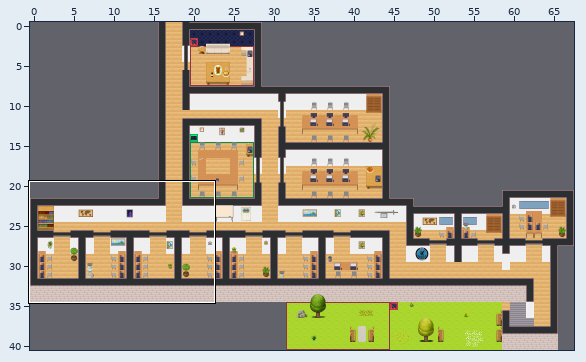
Tiled map (JSON): I_OG.tmj. Above, an overview of the earlier version with the close-up marked.
Close-up. Old version:
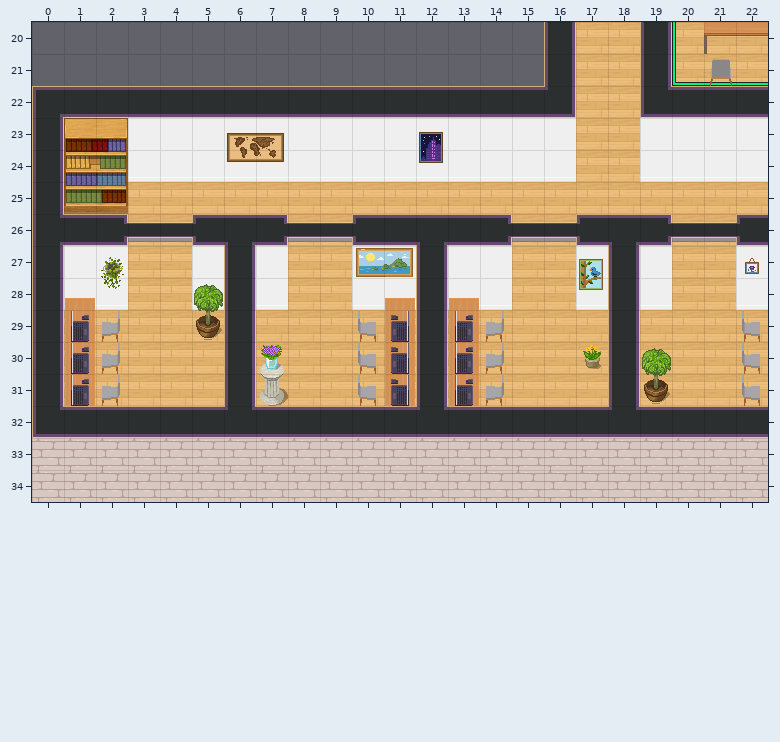
Cells are 32x32 px. Shown: x 0..22, y 20..34. The commit also changed other parts of the map, which this record leaves out.
After the commit:
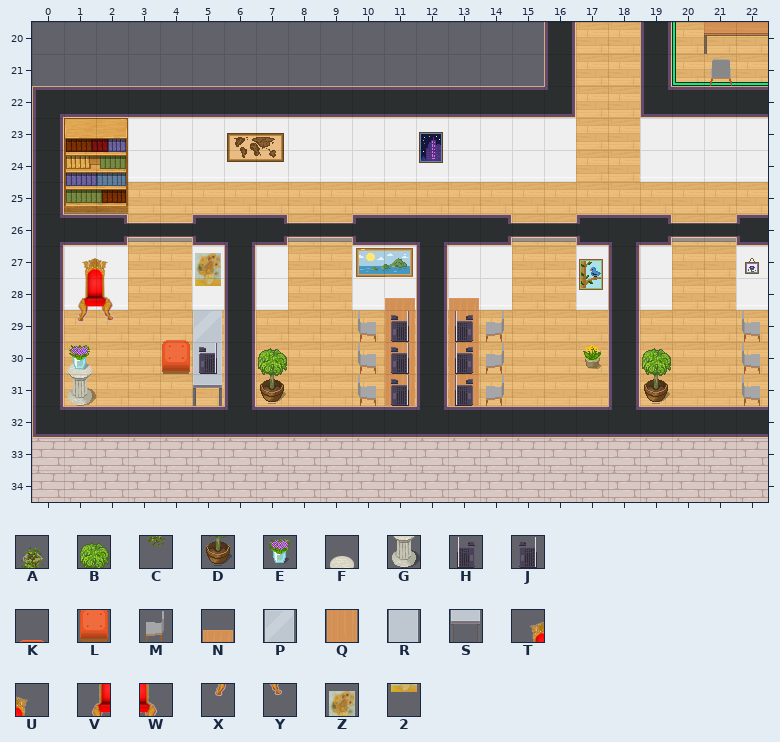
Key: from "WA_Decoration": A 77, B 78, C 89, D 90, E 92; from "WA_Exterior": F 655, G 680; from "WA_Miscellaneous": H 24, J 25; from "WA_Seats": K 63, L 76, M 120; from "WA_Tables": N 2, P 8, Q 12, R 18, S 28; from "thron2": T 0, U 1, V 2, W 3, X 4, Y 5; from "vanGogh_klein": Z 0, 2 1.
_ is an empty cell.
Edits made:
Layer "walls/walls2":
Tile 2 is added in row 28 at x 5.
Tile T is added in row 27 at x 1.
Tile U replaces tile A in row 27 at x 2.
Tile V is added in row 28 at x 1.
Tile W replaces tile C in row 28 at x 2.
Tile X is added in row 29 at x 1.
Tile Y is added in row 29 at x 2.
Tile Z is added in row 27 at x 5.
Layer "furniture/furniture1":
Tile B replaces tile F in row 30 at x 7.
Tile D replaces tile G in row 31 at x 7.
Tile G is added in row 31 at x 1.
The author cleared tile B in row 28 at x 5.
The author cleared tile D in row 29 at x 5.
Layer "furniture/furniture2":
Tile F replaces tile Q in row 30 at x 1.
Tile K is added in row 29 at x 4.
Tile L is added in row 30 at x 4.
Tile P is added in row 29 at x 5.
Tile R is added in row 30 at x 5.
Tile S is added in row 31 at x 5.
The author cleared tile E in row 30 at x 7.
The author cleared tile M in rows 29 to 31 at x 2.
The author cleared tile N in row 28 at x 1.
The author cleared tile Q in row 29 at x 1; in row 31 at x 1.
Layer "furniture/furniture3":
Tile E replaces tile H in row 30 at x 1.
Tile J is added in row 30 at x 5.
The author cleared tile H in row 29 at x 1; in row 31 at x 1.
Pixel boxes of the changes (left, top, right, bottom) in both close-ups:
changed: (65, 257, 124, 406)
changed: (162, 253, 223, 406)
changed: (258, 345, 288, 406)
